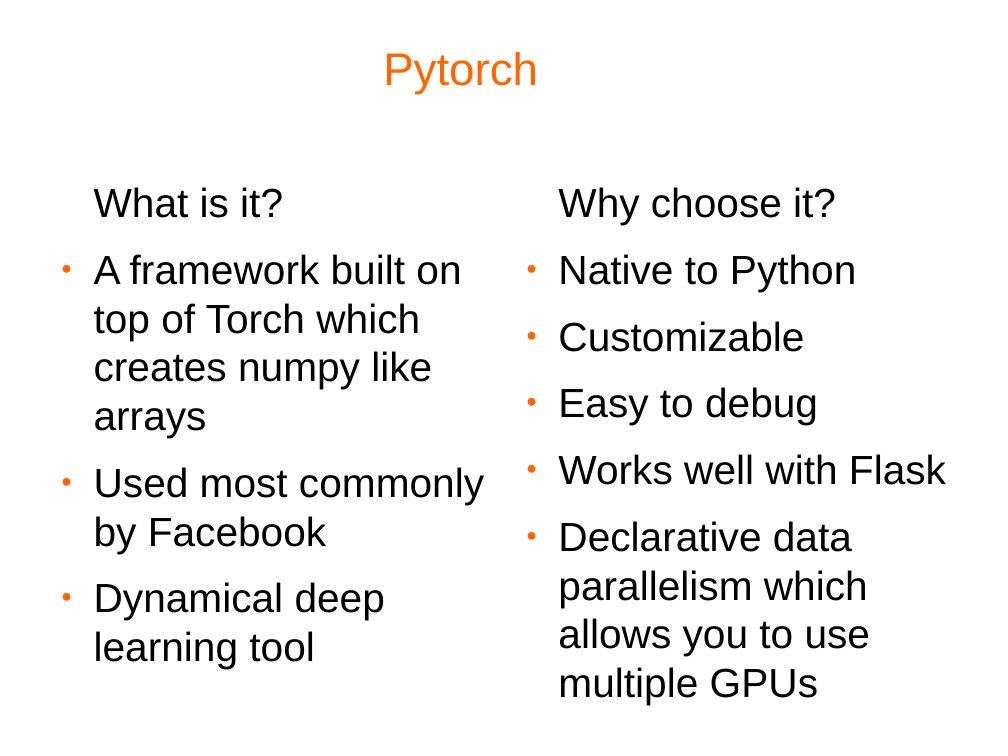
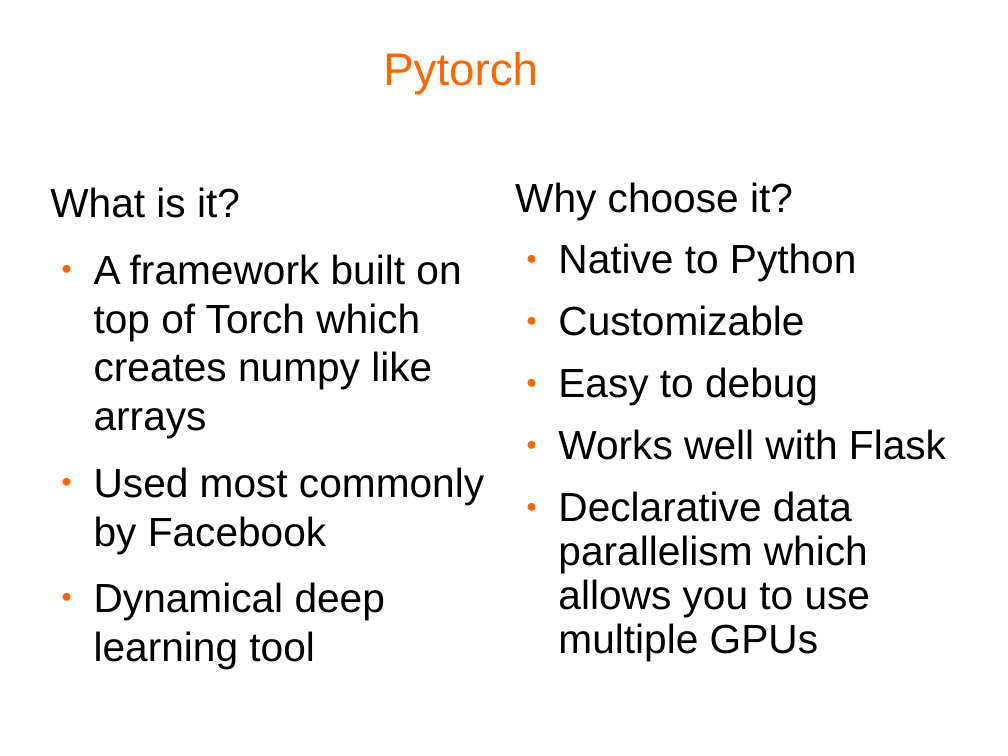
Before and after one commit to usnistgov/nestor, a slide deck: slide 7 of dashboard/KEA Meeting.odp. Drawn at 1008x756 pixels with LibreOffice and Linux fonts; fonts in the diff are those of the drawing; background and template pictures are left out. Boxes give left, top, right and bottom in pixels: in the first picture for what was removed or moved away, otherwise in the second. Text is boxed around its words. In the diff, an @@ line names an element or a change of style, - is before the commit and + after.

```diff
--- a/dashboard/KEA Meeting.odp
+++ b/dashboard/KEA Meeting.odp
@@ text "What is it?" at [50, 187, 484, 669]: indent changed @@
@@ text "Why choose it?" at [515, 182, 946, 660]: indent changed; line spacing 1 to 0.9 @@
```
Also in this commit, not shown: 2 other slides changed, 1 slide removed, 3 other files.
